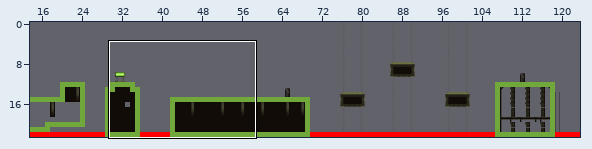
Tiled map, stored at Game/maps/Level2.tmx. The picture above shows the old version from afar; the outline marks the close-up.
Close-up. The starting point:
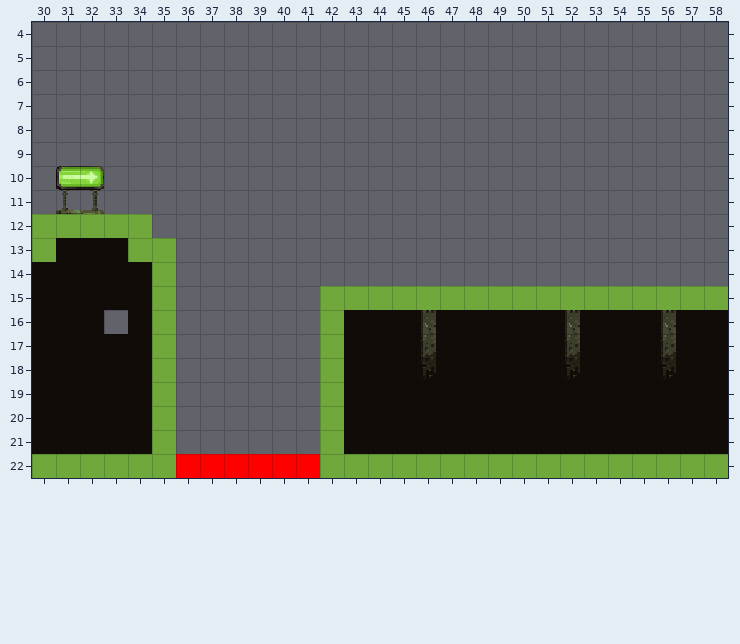
Cells are 16x16 px. Shown: x 30..58, y 4..22. The commit also changed other parts of the map, which this record leaves out. Not drawn, because the pictures are missing: unchanged layers "Background", "Capa de patrones 9".
And afterwards:
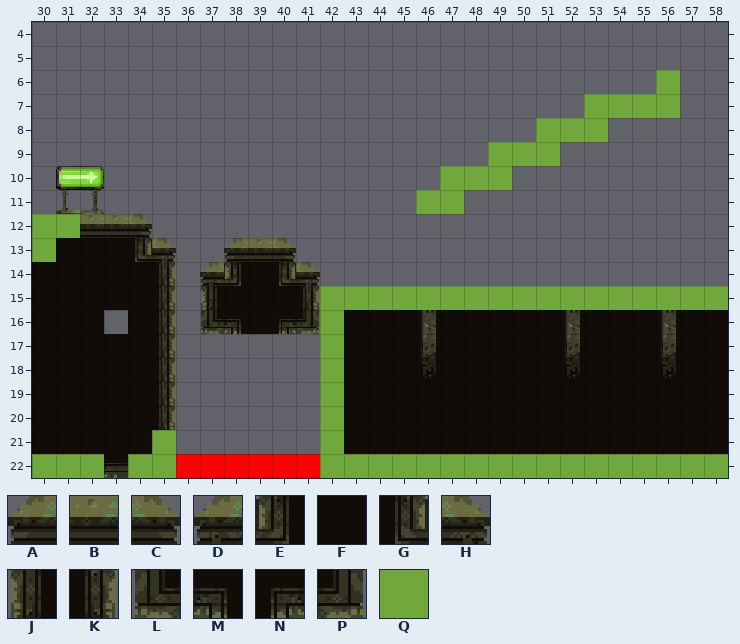
Key: from "asdsd": A 1, B 2, C 3, D 38, E 39, F 40, G 41, H 42, J 76, K 80, L 114, M 115, N 117, P 118; from "walkability_tiles_OK": Q 0.
_ is an empty cell.
The exact change:
Layer "SliderUp":
y 13: x 38..40 ___ -> ABC
y 14: x 37..41 _____ -> DEFGH
y 15: x 37..41 _____ -> JFFFK
y 16: x 37..41 _____ -> LMFNP
Layer "Colliders_Walk":
y 6: x 56 _ -> Q
y 7: x 53..56 ____ -> QQQQ
y 8: x 51..53 ___ -> QQQ
y 9: x 49..51 ___ -> QQQ
y 10: x 47..49 ___ -> QQQ
y 11: x 46..47 __ -> QQ
y 12: x 32..34 QQQ -> ___
y 13: x 34..35 QQ -> __
y 14..20: x 35 Q -> _
y 22: x 33 Q -> _
Changed places in both close-ups, as pixel boxes (x1, y1, x2, y2):
added: (416, 70, 680, 214)
removed: (80, 214, 176, 430)
added: (200, 238, 320, 334)
removed: (104, 454, 128, 478)
